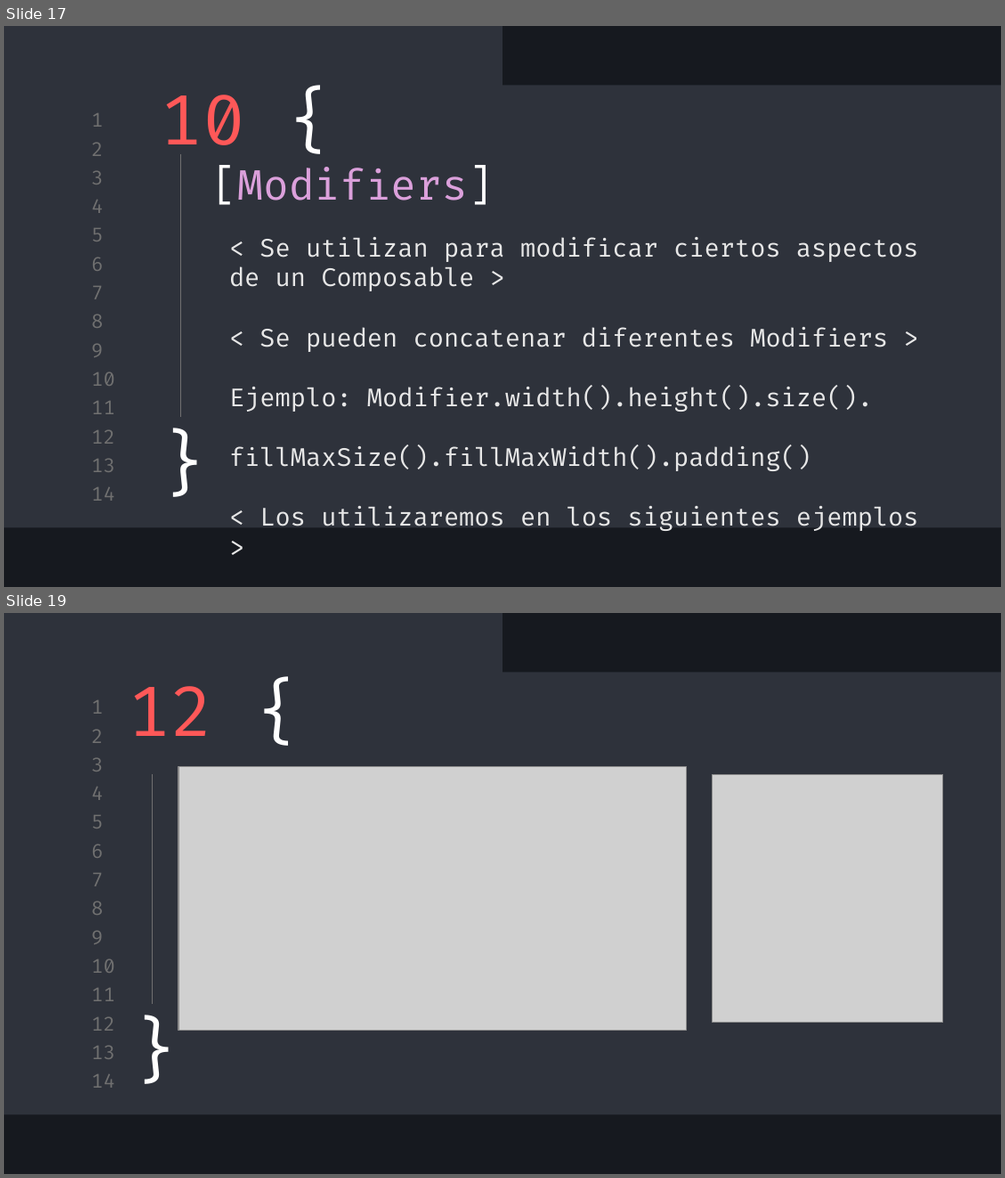
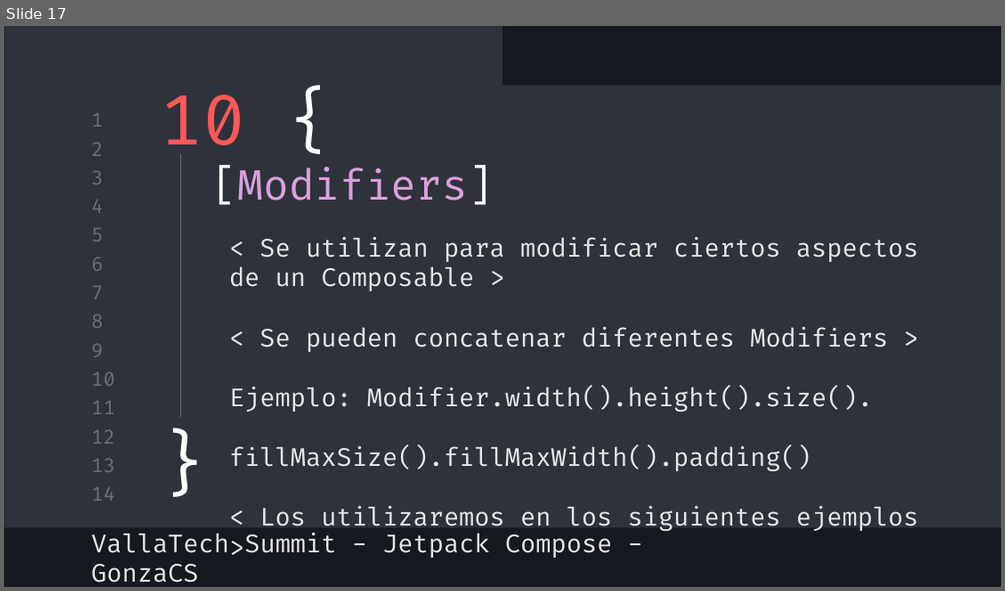
Before and after one commit to GonzaCS/vallaTechSummit-jetpack-compose, a slide deck: DevFest Jetpack Compose.pptx. Shown one above the other, each under a label of ours: slides 17 and 19 before the commit, slide 17 after it; the slides between them are not shown. The pictures are 1005x1178 and 1005x591 pixels, drawn with LibreOffice and Linux fonts; fonts in the diff are those of the drawing; grey boxes stand for pictures. Boxes give left, top, right and bottom in pixels: in the first picture for what was removed or moved away, otherwise in the second. Text is boxed around its words. In the diff, an @@ line names an element or a change of style, - is before the commit and + after.

```diff
--- a/DevFest Jetpack Compose.pptx
+++ b/DevFest Jetpack Compose.pptx
@@ slide 19 removed at <box>4,613,1001,1174</box>, background #16191F; not listed: 16 template elements that a slide beside it also shows @@
@@ title removed at <box>129,686,214,736</box> @@
-12 {
@@ picture removed at <box>178,766,686,1030</box> @@
@@ line removed from (153, 774) to (153, 1004) @@
@@ picture removed at <box>712,774,942,1022</box> @@
@@ text removed at <box>125,1004,179,1089</box> @@
-}
@@ slide 17 changed as well @@
@@ subtitle added at <box>91,532,613,582</box>, 18 pt, text #E7E7E7 @@
+VallaTech Summit - Jetpack Compose - GonzaCS
```
Also in this commit, not shown: 11 other slides changed, 9 slides added, 8 other slides removed.
